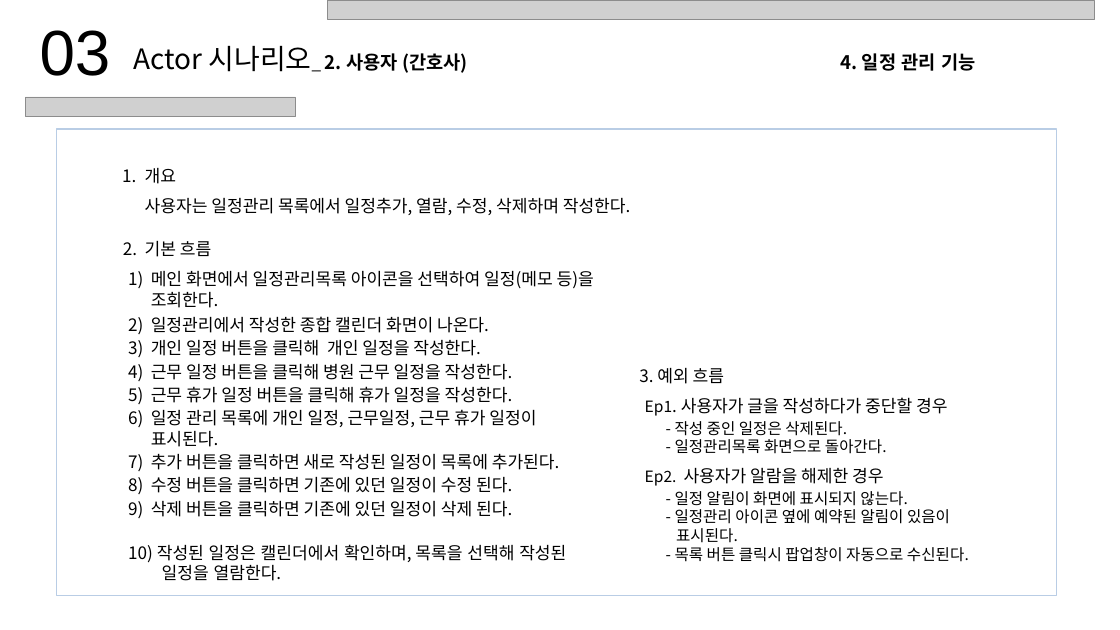
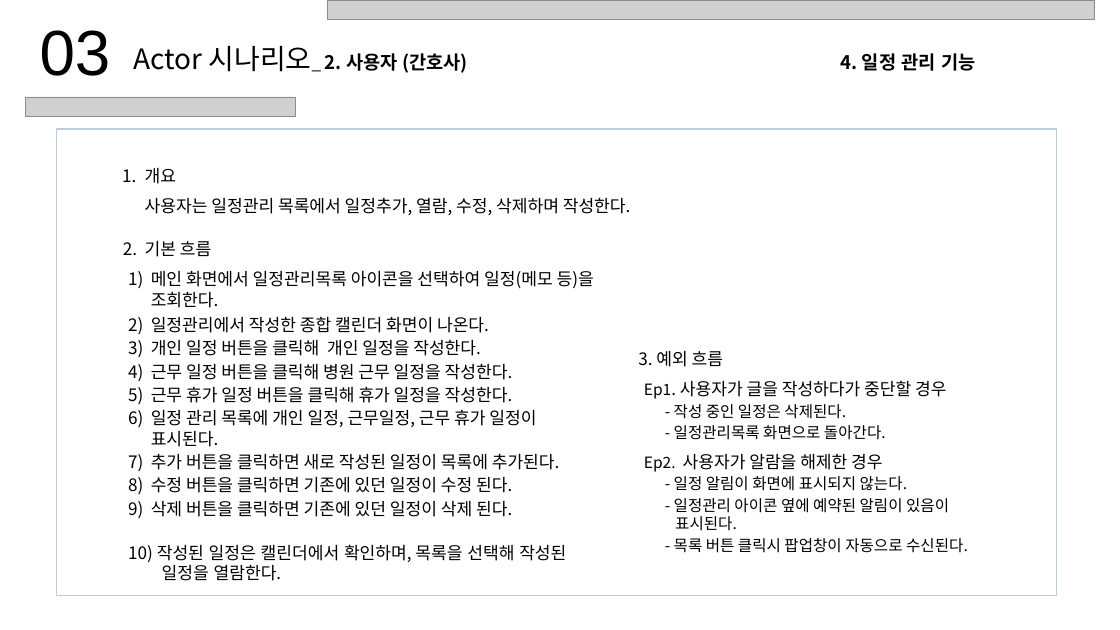
Before and after one commit to JngHoon2/Nurse_For_U, a slide deck: slide 12 of 문서/UML_PPT/식별된 Actor별 시나리오 작성_코드널(널포유).pptx. Drawn at 1120x630 pixels with LibreOffice and Linux fonts; fonts in the diff are those of the drawing; grey boxes stand for pictures. Boxes give left, top, right and bottom in pixels: in the first picture for what was removed or moved away, otherwise in the second. Text is boxed around its words. In the diff, an @@ line names an element or a change of style, - is before the commit and + after.

```diff
--- a/문서/UML_PPT/식별된 Actor별 시나리오 작성_코드널(널포유).pptx
+++ b/문서/UML_PPT/식별된 Actor별 시나리오 작성_코드널(널포유).pptx
@@ text "3. 예외 흐름" rewrapped from (x1=639, y1=368, x2=969, y2=562) to (x1=638, y1=351, x2=968, y2=553) @@
```
Also in this commit, not shown: 2 other slides changed.
